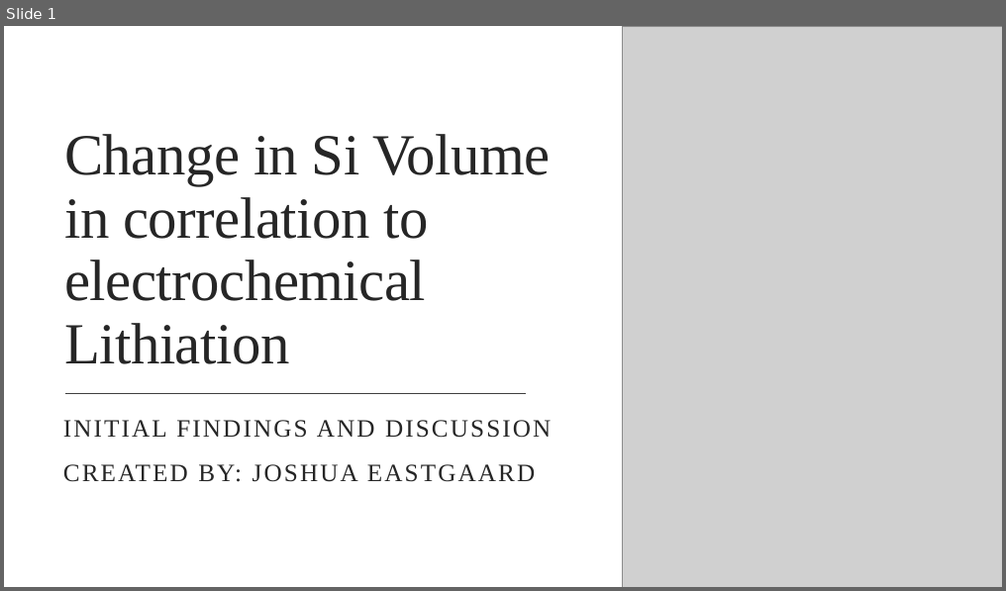
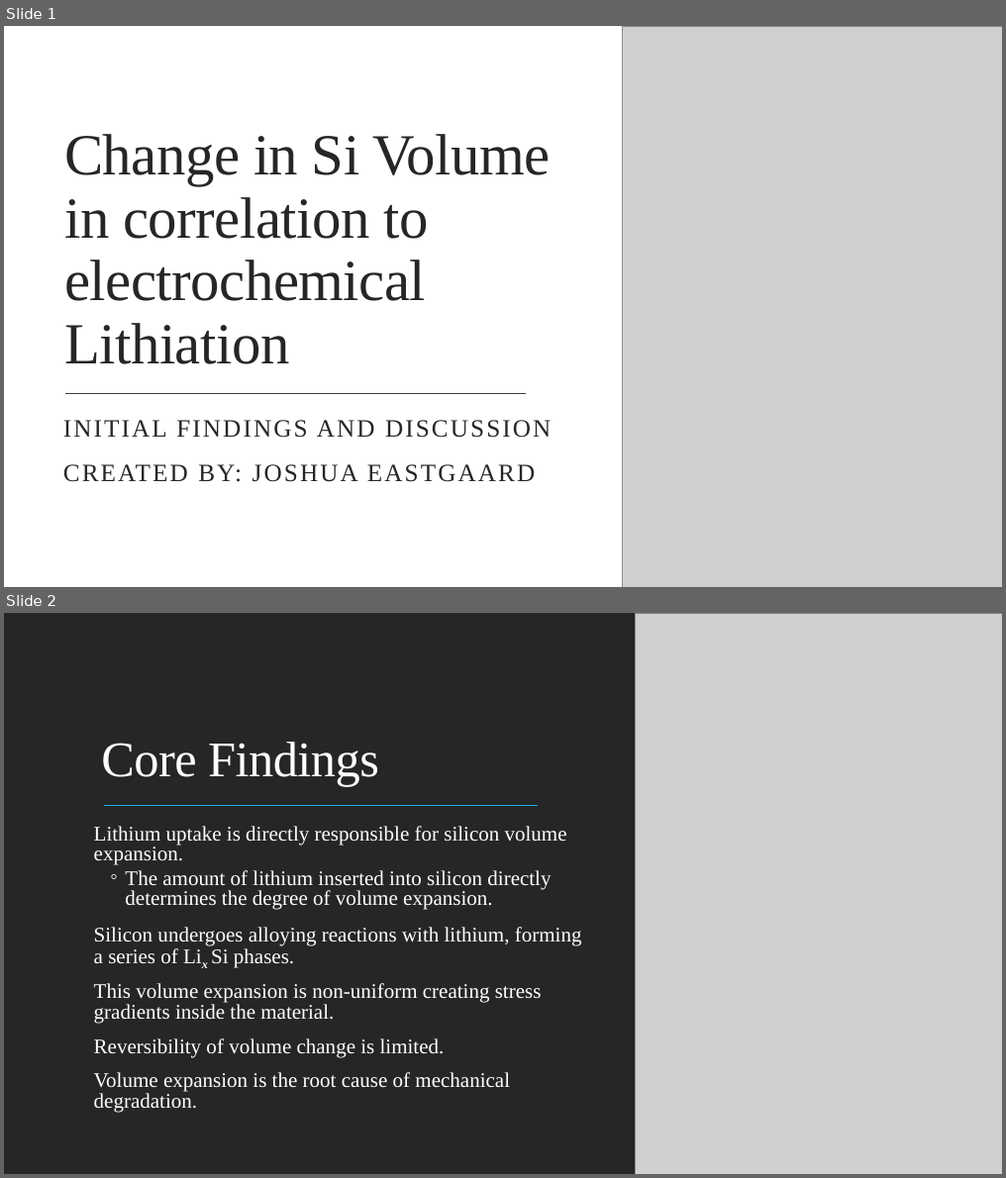
Before and after one commit to jeastgaard1/Battery-Modelling, a slide deck: Si VS Lithiation Thickness.pptx. Shown one above the other, each under a label of ours: slide 1 before the commit, slides 1 and 2 after it. The pictures are 1006x591 and 1006x1178 pixels, drawn with LibreOffice and Linux fonts; fonts in the diff are those of the drawing; grey boxes stand for pictures. Boxes give left, top, right and bottom in pixels: in the first picture for what was removed or moved away, otherwise in the second. Text is boxed around its words. In the diff, an @@ line names an element or a change of style, - is before the commit and + after.

```diff
--- a/Si VS Lithiation Thickness.pptx
+++ b/Si VS Lithiation Thickness.pptx
@@ slide 2 added at [4,613,1002,1174], background #000000; not listed: 1 template element that a slide beside it also shows @@
@@ rectangle added at [4,613,1002,1174], fill #262626 @@
@@ picture added at [635,613,1002,1174] @@
@@ title added at [101,742,379,787], 48 pt, text #FFFFFF @@
+Core Findings
@@ line added from (104, 805) to (538, 805), #1CADE4 1.5 pt @@
@@ text added at [94,826,582,1112], 20 pt, text #FFFFFF @@
+Lithium uptake is directly responsible for silicon volume expansion.
+  ◦ The amount of lithium inserted into silicon directly determines the degree of volume expansion.
+Silicon undergoes alloying reactions with lithium, forming a series of Lix Si phases.
+This volume expansion is non-uniform creating stress gradients inside the material.
+Reversibility of volume change is limited.
+Volume expansion is the root cause of mechanical degradation.
```
Also in this commit, not shown: 2 other slides added, 1 slide removed.
